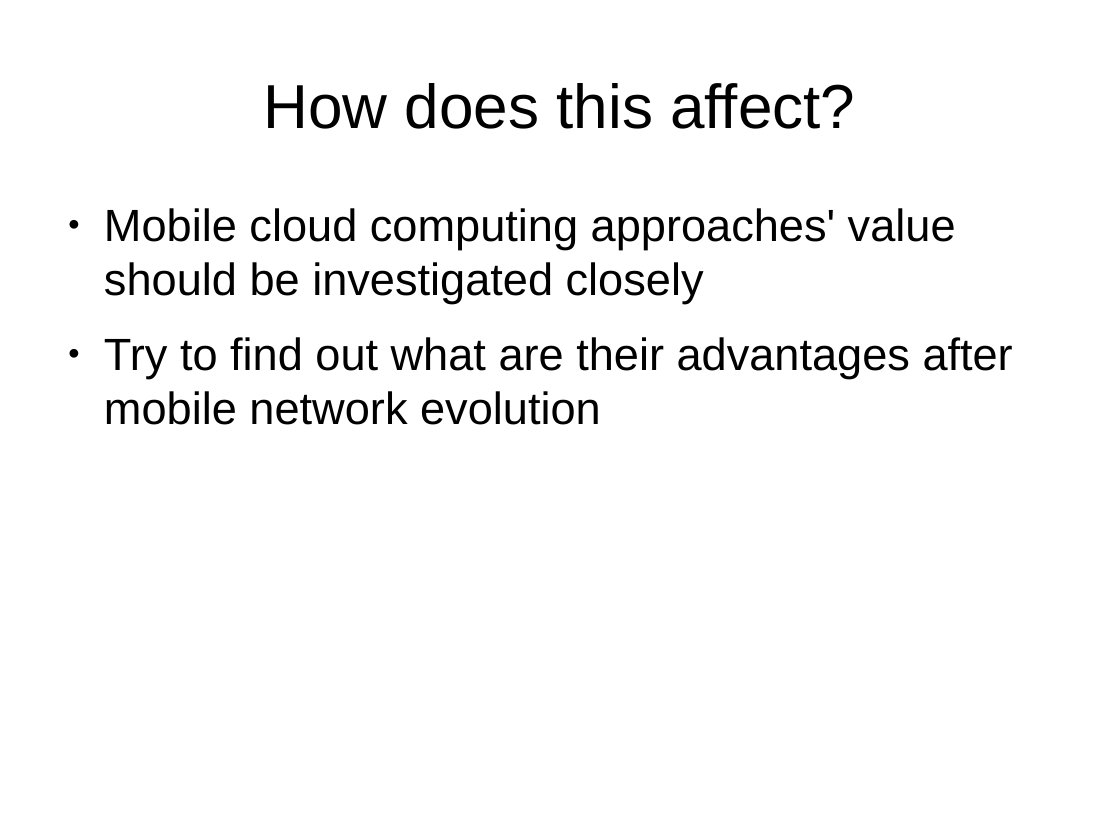
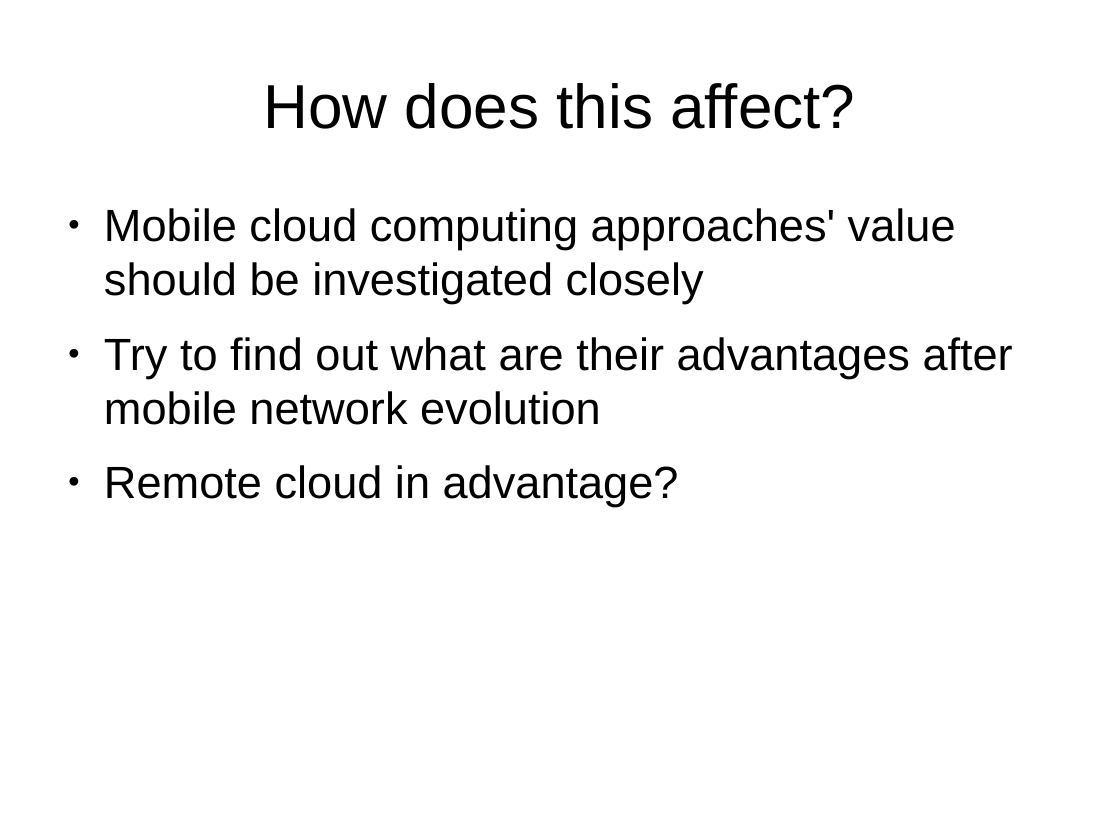
Before and after one commit to nipakoo/Mobile-Data-Analytics, a slide deck: slide 10 of presentation.odp. Drawn at 1120x840 pixels with LibreOffice and Linux fonts; fonts in the diff are those of the drawing. Boxes give left, top, right and bottom in pixels: in the first picture for what was removed or moved away, otherwise in the second. Text is boxed around its words. In the diff, an @@ line names an element or a change of style, - is before the commit and + after.

```diff
--- a/presentation.odp
+++ b/presentation.odp
@@ text at (104, 465, 679, 507): paragraph added @@
+● Remote cloud in advantage?
```
Also in this commit, not shown: 5 other slides changed, 3 other files.
